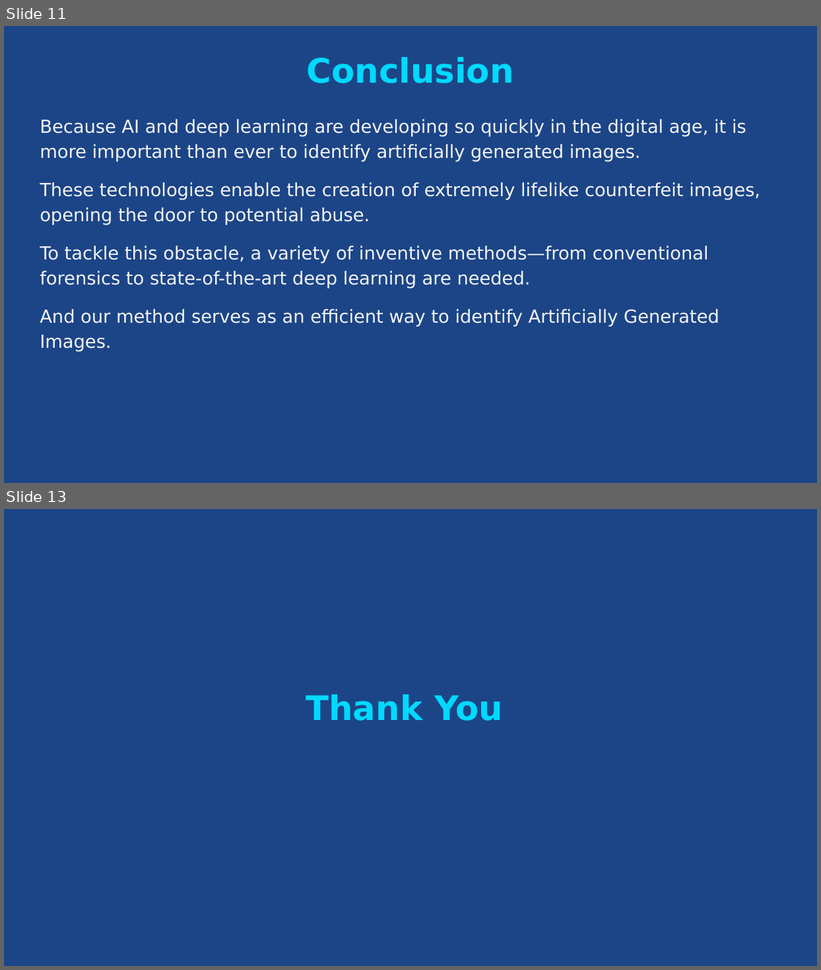
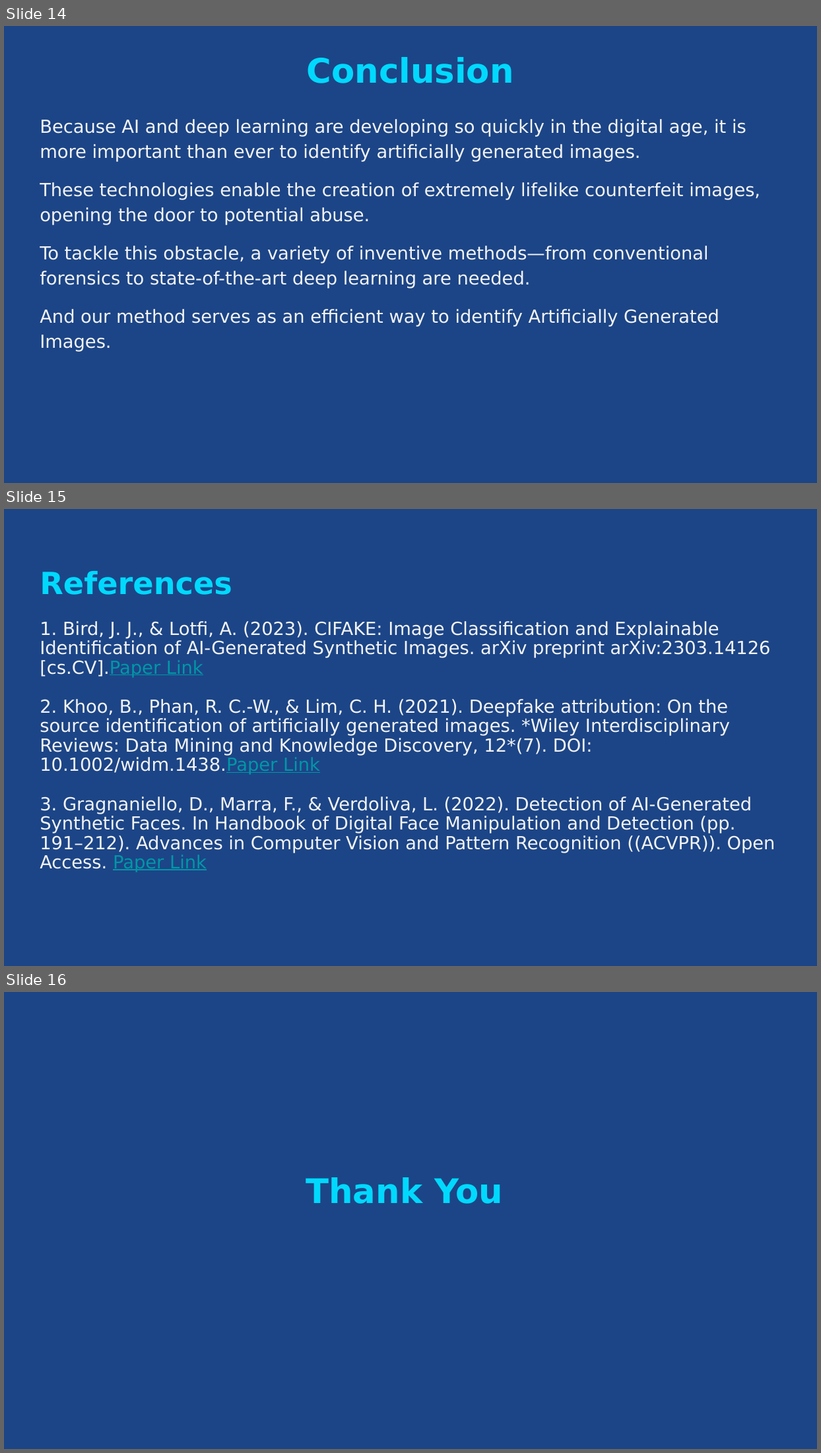
Before and after one commit to jnvshubham7/Identification-of-Artificially-Generated-Images, a slide deck: PPT.pptx. Shown one above the other, each under a label of ours: slides 11 and 13 before the commit, slides 14, 15 and 16 after it; the slides between them are not shown. The pictures are 821x970 and 821x1453 pixels, drawn with LibreOffice and Linux fonts; fonts in the diff are those of the drawing. Boxes give left, top, right and bottom in pixels: in the first picture for what was removed or moved away, otherwise in the second. Text is boxed around its words. In the diff, an @@ line names an element or a change of style, - is before the commit and + after.

```diff
--- a/PPT.pptx
+++ b/PPT.pptx
@@ slide 15 added at bbox=[4, 509, 817, 966], background #1C4587 @@
@@ title added at bbox=[40, 571, 232, 595], 27 pt, text #00D9FD, bold @@
+References
@@ text added at bbox=[40, 621, 776, 873], 16 pt, text #F3F3F3 @@
+1. Bird, J. J., & Lotfi, A. (2023). CIFAKE: Image Classification and Explainable Identification of AI-Generated Synthetic Images. arXiv preprint arXiv:2303.14126 [cs.CV].Paper Link
+2. Khoo, B., Phan, R. C.‐W., & Lim, C. H. (2021). Deepfake attribution: On the source identification of artificially generated images. *Wiley Interdisciplinary Reviews: Data Mining and Knowledge Discovery, 12*(7). DOI: 10.1002/widm.1438.Paper Link
+3. Gragnaniello, D., Marra, F., & Verdoliva, L. (2022). Detection of AI-Generated Synthetic Faces. In Handbook of Digital Face Manipulation and Detection (pp. 191–212). Advances in Computer Vision and Pattern Recognition ((ACVPR)). Open Access. Paper Link
@@ what was slide 11 is now slide 14 @@
@@ what was slide 13 is now slide 16 @@
```
Also in this commit, not shown: 4 slides changed, 3 other slides added, 1 slide removed, 3 other files.
